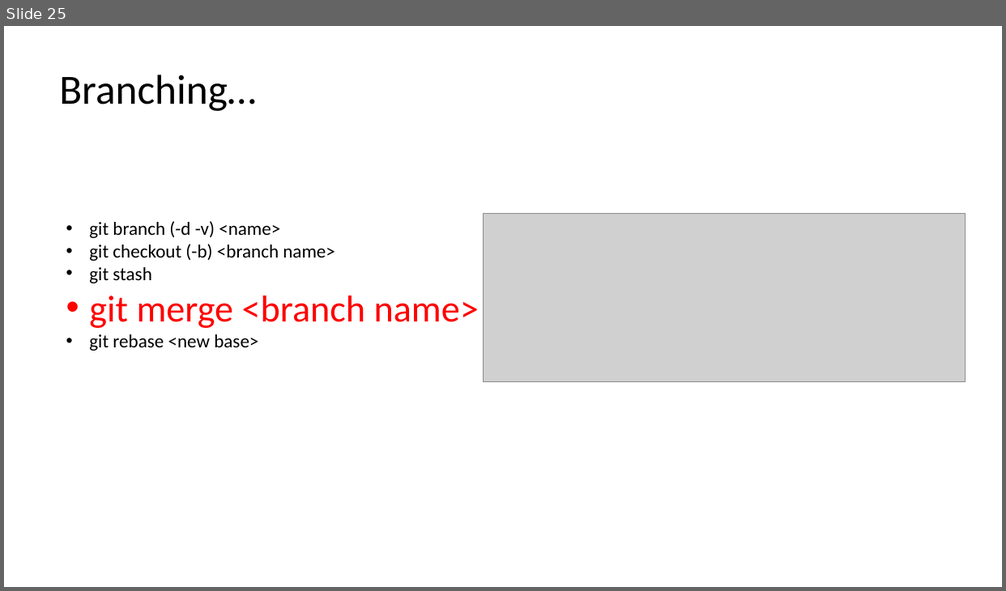
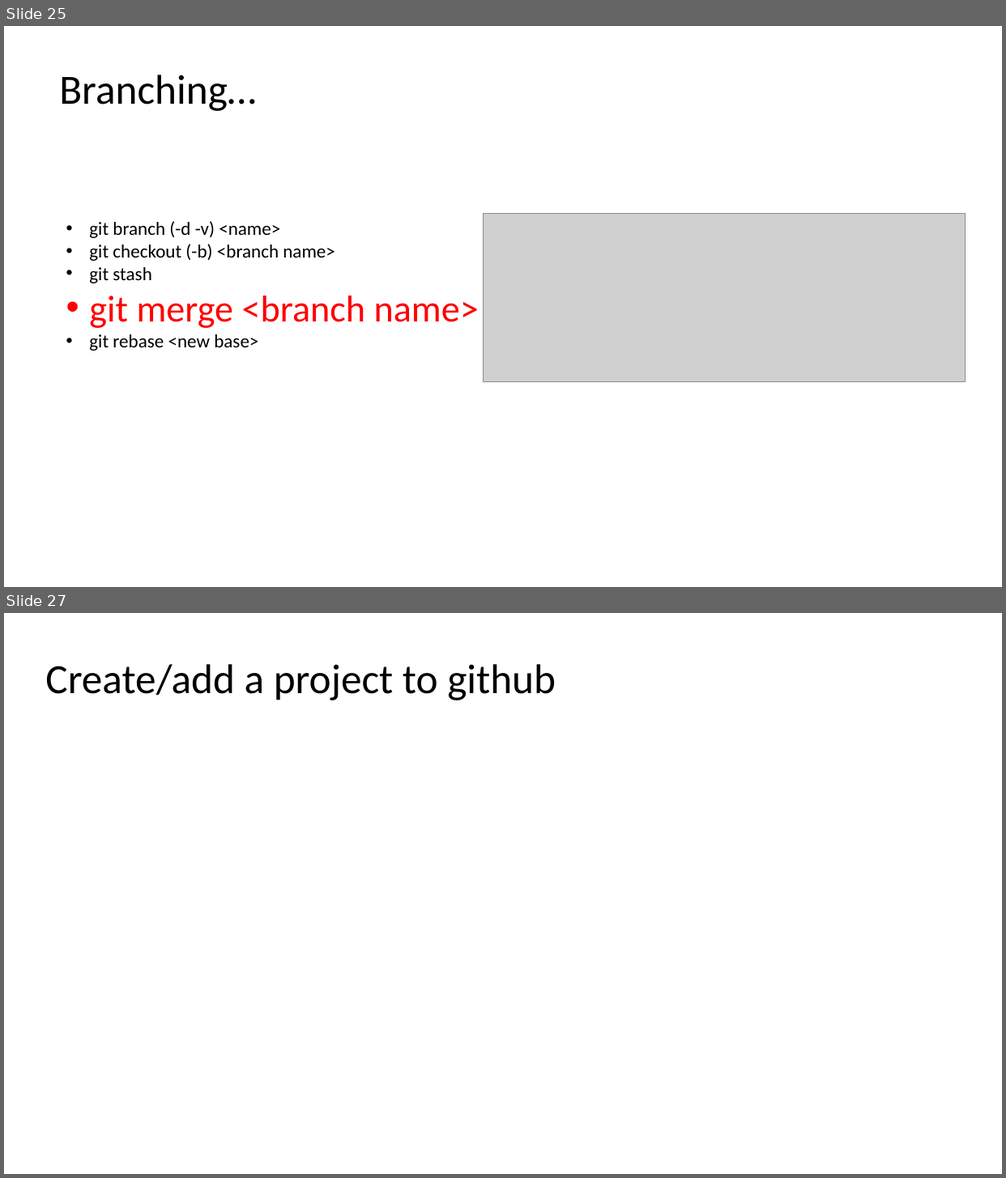
Before and after one commit to jwrauch/git-group-meeting-presentation, a slide deck: learn-to-git.pptx. Shown one above the other, each under a label of ours: slide 25 before the commit, slides 25 and 27 after it; the slides between them are not shown. The pictures are 1006x591 and 1006x1178 pixels, drawn with LibreOffice and Linux fonts; fonts in the diff are those of the drawing; grey boxes stand for pictures. Boxes give left, top, right and bottom in pixels: in the first picture for what was removed or moved away, otherwise in the second. Text is boxed around its words. In the diff, an @@ line names an element or a change of style, - is before the commit and + after.

Commit message:
Added slides for working with collaborators on github.

```diff
--- a/learn-to-git.pptx
+++ b/learn-to-git.pptx
@@ slide 27 added at [4,613,1002,1174], background #FFFFFF @@
@@ text added at [45,664,556,700], 40 pt, text #000000 @@
+Create/add a project to github
```
Also in this commit, not shown: 2 other slides added.
